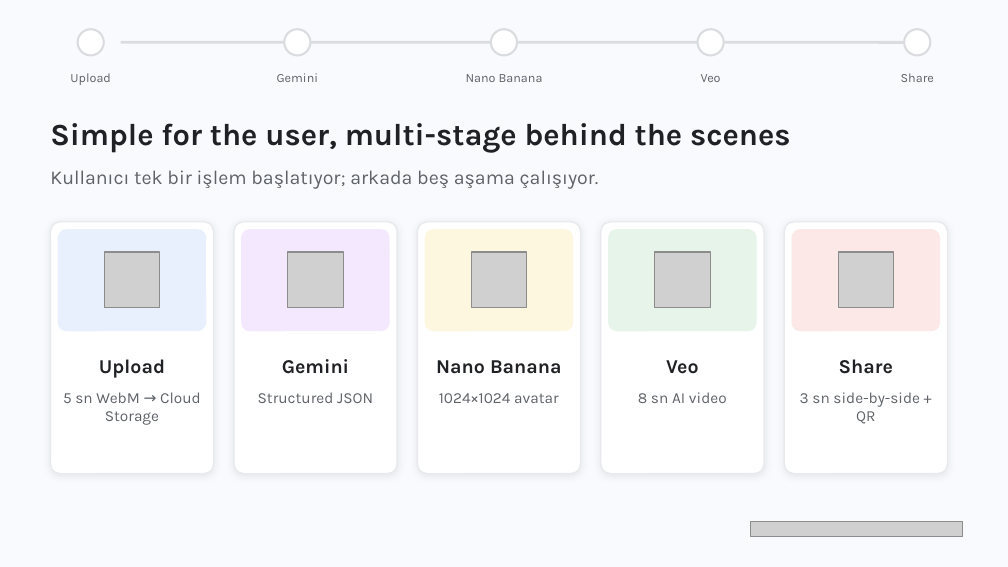
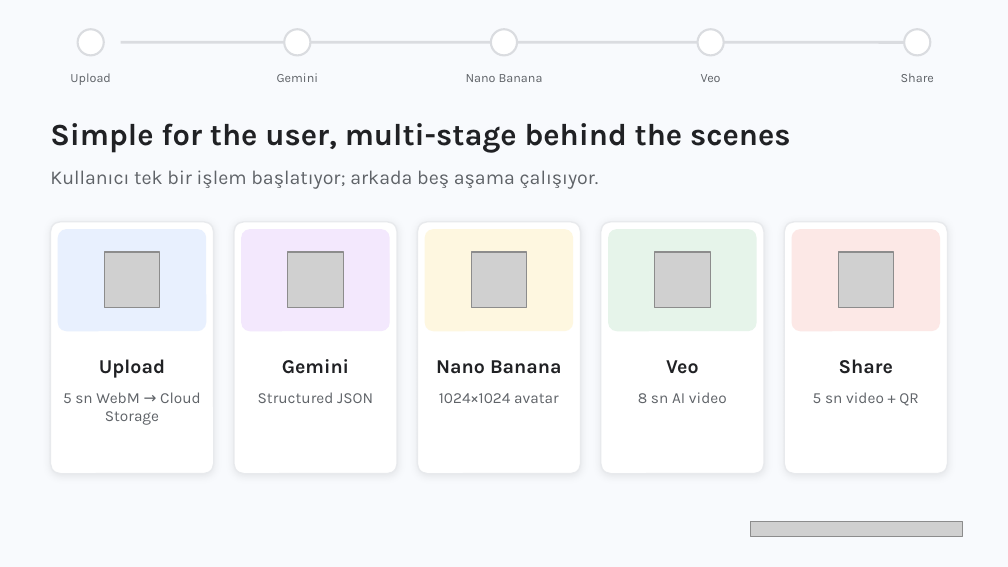
Before and after one commit to eyupece/BuildingMotionWithAi, a slide deck: slide 8 of talk/BuildingMotionWithAI.pptx. Drawn at 1008x567 pixels with LibreOffice and Linux fonts; fonts in the diff are those of the drawing; grey boxes stand for pictures. Boxes give left, top, right and bottom in pixels: in the first picture for what was removed or moved away, otherwise in the second. Text is boxed around its words. In the diff, an @@ line names an element or a change of style, - is before the commit and + after.

```diff
--- a/talk/BuildingMotionWithAI.pptx
+++ b/talk/BuildingMotionWithAI.pptx
@@ text at (813, 392, 918, 406): text changed @@
-3 sn side-by-side + QR
+5 sn video + QR
```
Also in this commit, not shown: 6 other slides changed.
